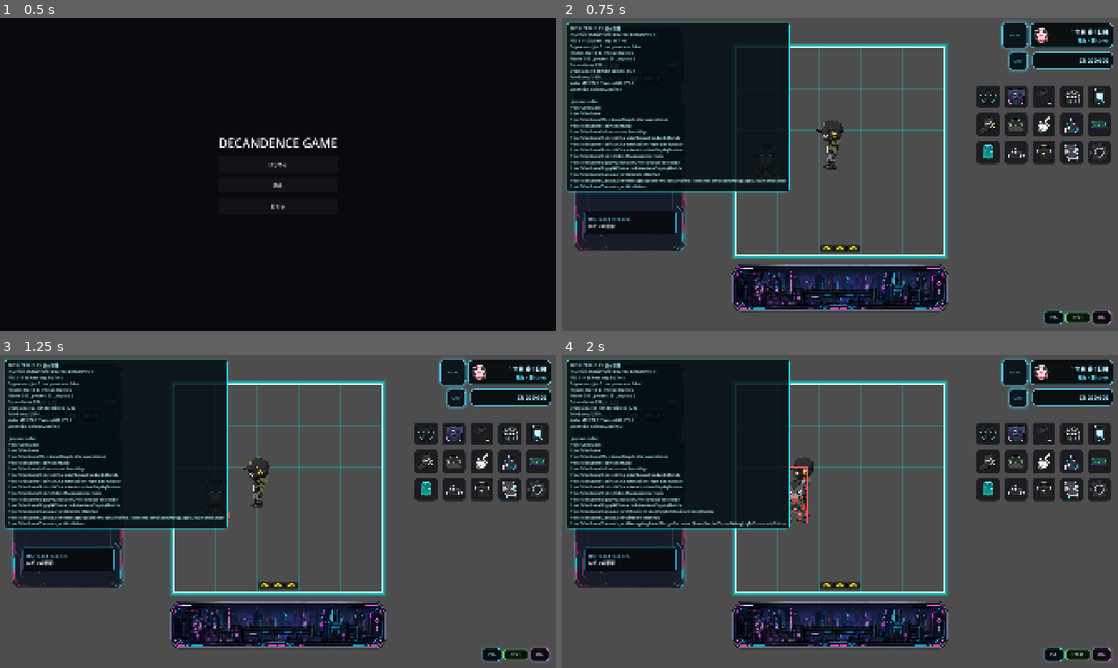
Above: before the commit, frames 1-4 (two rows, left to right).
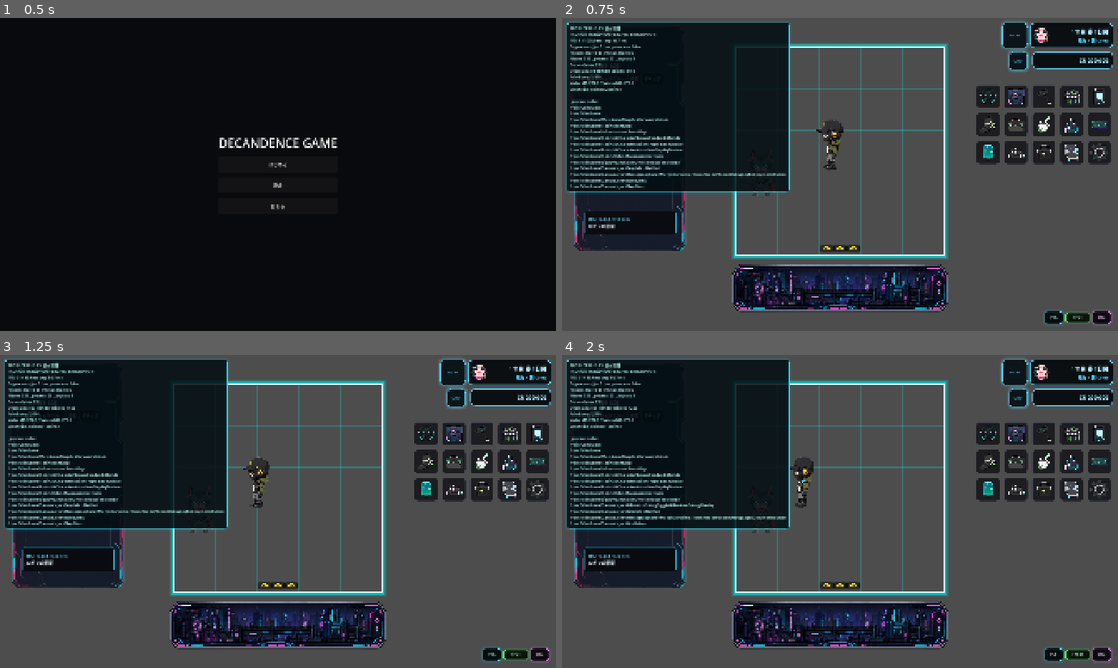
Above: after the commit, the same moments.

Repository: grimoire1089-coder/optimistic
Game: Godot game, scene res://Scenes/Boot/TitleScene.tscn
Two runs of this game, one before a commit and one after it. Both use one fixed random seed, a clock stepped at 60 frames per second and the inputs below. Sound files missing from this copy of the repository are replaced by a short silence.
Inputs:
- Up to frame 1 (0.5 s): no input
- Up to frame 2 (0.75 s): click "はじめる" at 0.5 s
- Up to frame 3 (1.25 s): no input
- Up to frame 4 (2 s): click "POS" at 1.25 s

Frame 1 is identical in both runs. In frame 2, 0.7% of the frame differs, in the area x 4-41%, y 12-57%; in frame 3, 0.7%; in frame 4, 1.0%, in the area x 4-45%, y 10-57%.
Error after the commit: Parse Error: Invalid cast. Cannot convert from "RobinInventoryModule" to "AICharacterInventoryModule". (res://Scripts/Characters/Zippy/ZippyActor.gd:186)

Commit message:
Point Robin inventory alias to shared base

Diff:
--- a/Scripts/Characters/Robin/Modules/RobinInventoryModule.gd
+++ b/Scripts/Characters/Robin/Modules/RobinInventoryModule.gd
@@ -1,2 +1,2 @@
-extends AICharacterInventoryModule
+extends AICharacterInventoryBaseModule
 class_name RobinInventoryModule
